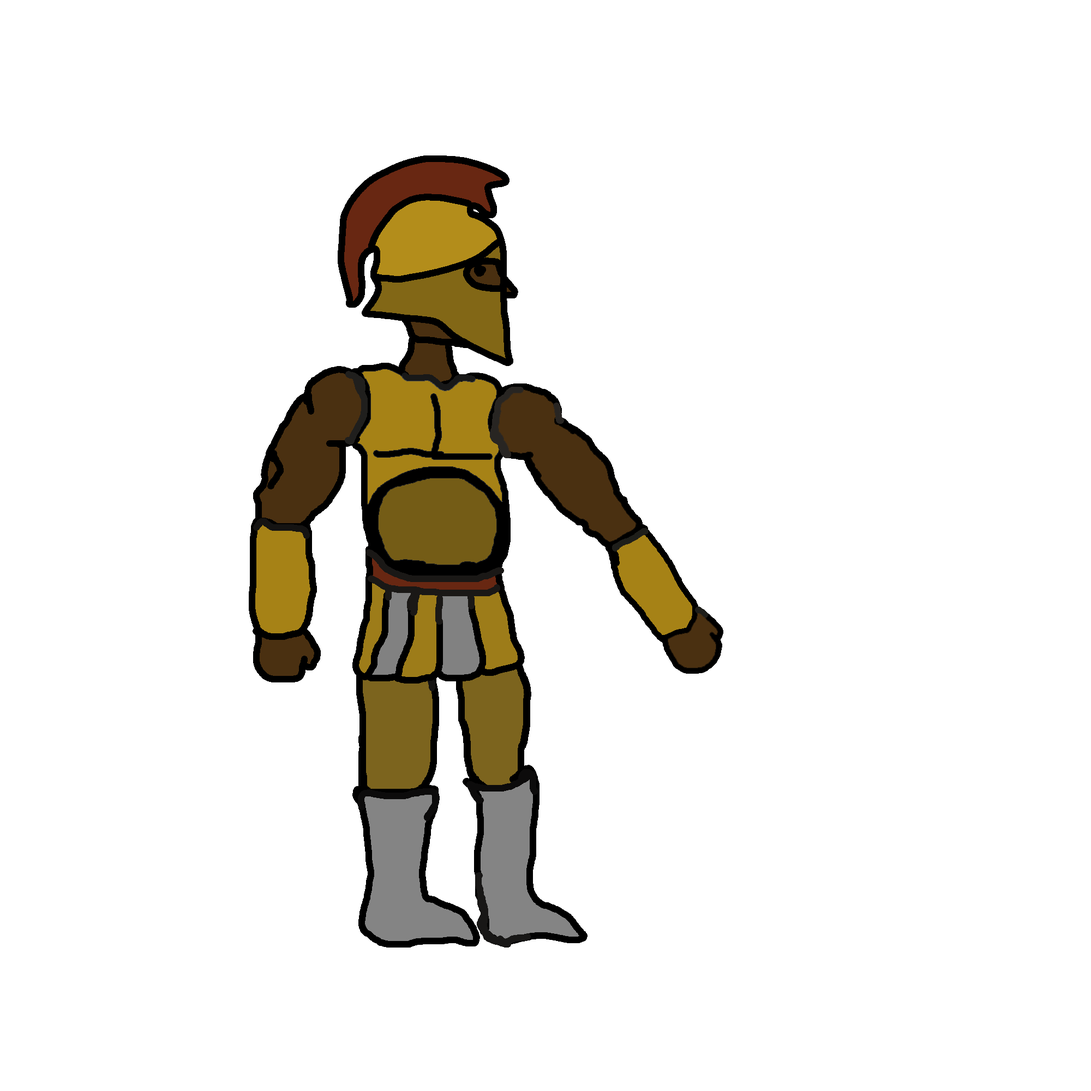
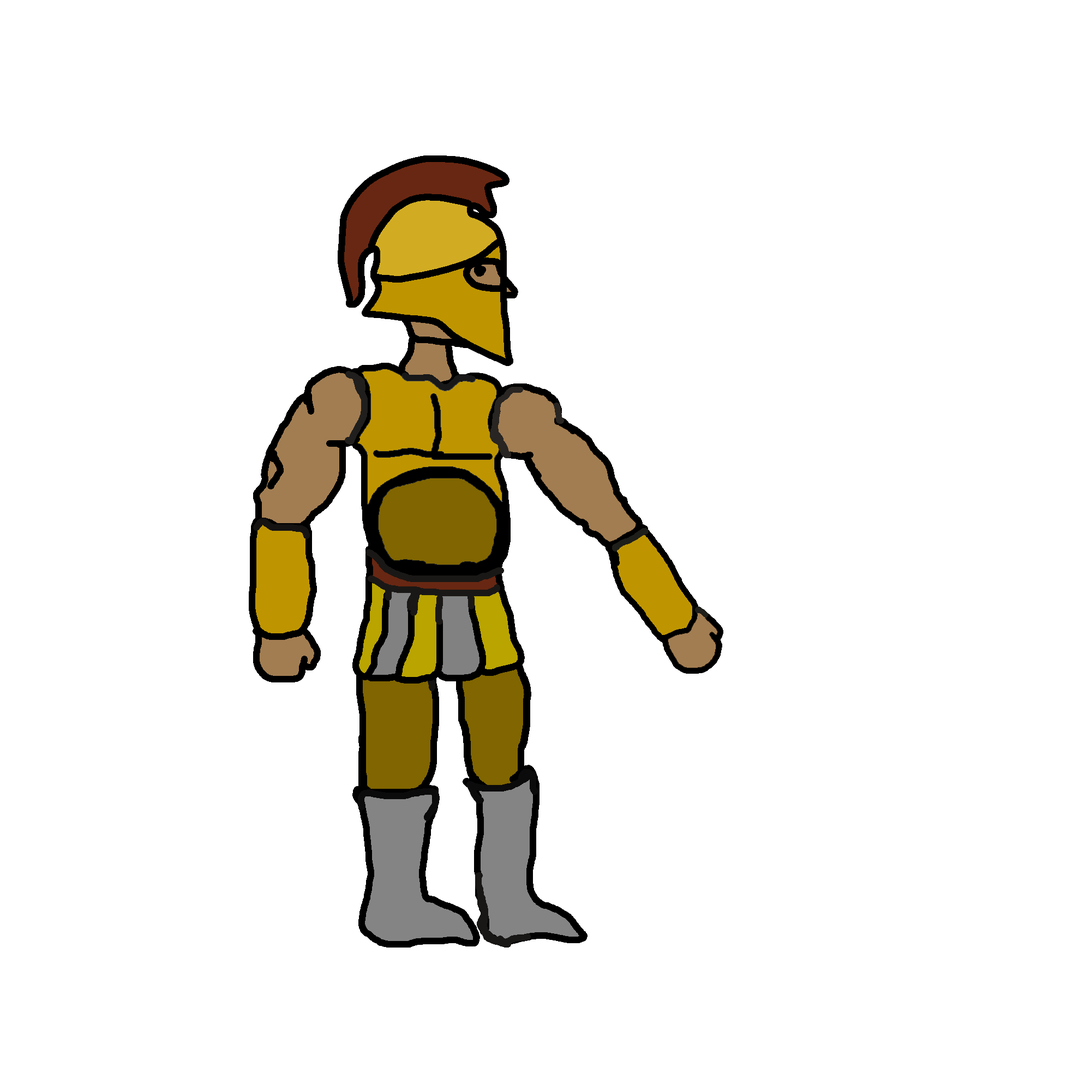
The second 1091×1091 image is a revision of the first. Changes to its layers:
painted on "belt" over (359, 583, 518, 678)
painted on "left_upperleg" over (462, 641, 525, 786)
painted on "right_upperleg" over (362, 650, 433, 790)
painted on "left_forearm" over (617, 535, 718, 668)
painted on "left_arm" over (498, 389, 637, 542)
painted on "right_forearm" over (255, 525, 315, 677)
painted on "right_arm" over (259, 372, 362, 524)
painted on "chest" over (358, 369, 503, 565)
painted on "Head" over (370, 200, 512, 384)
